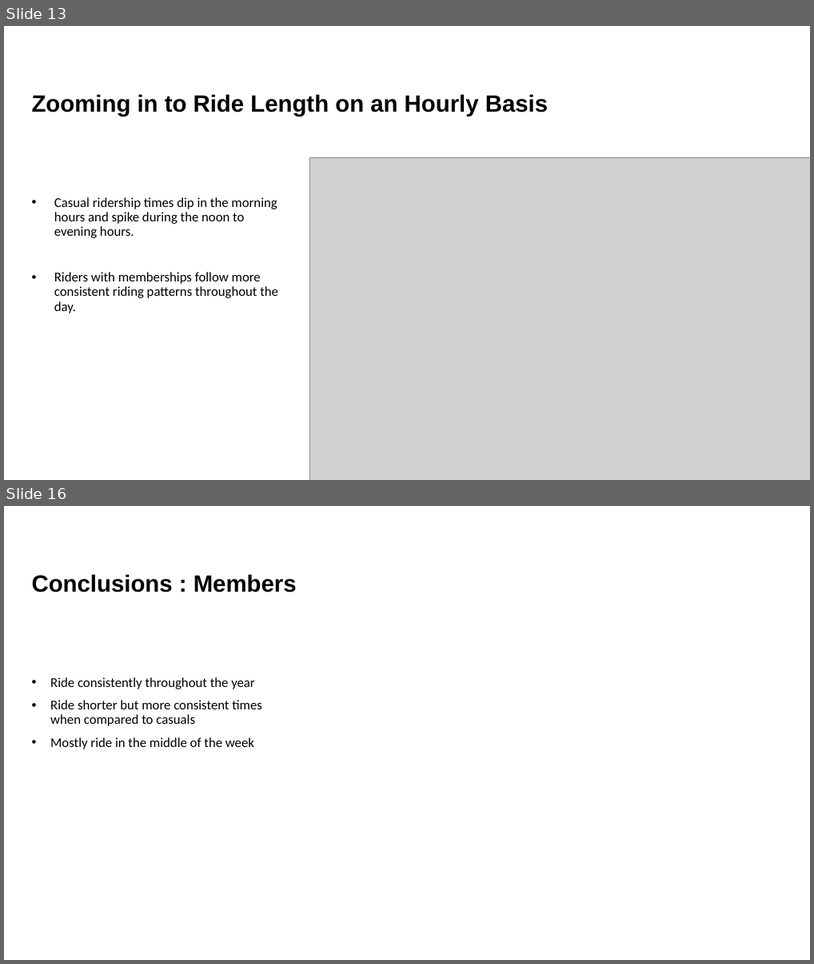
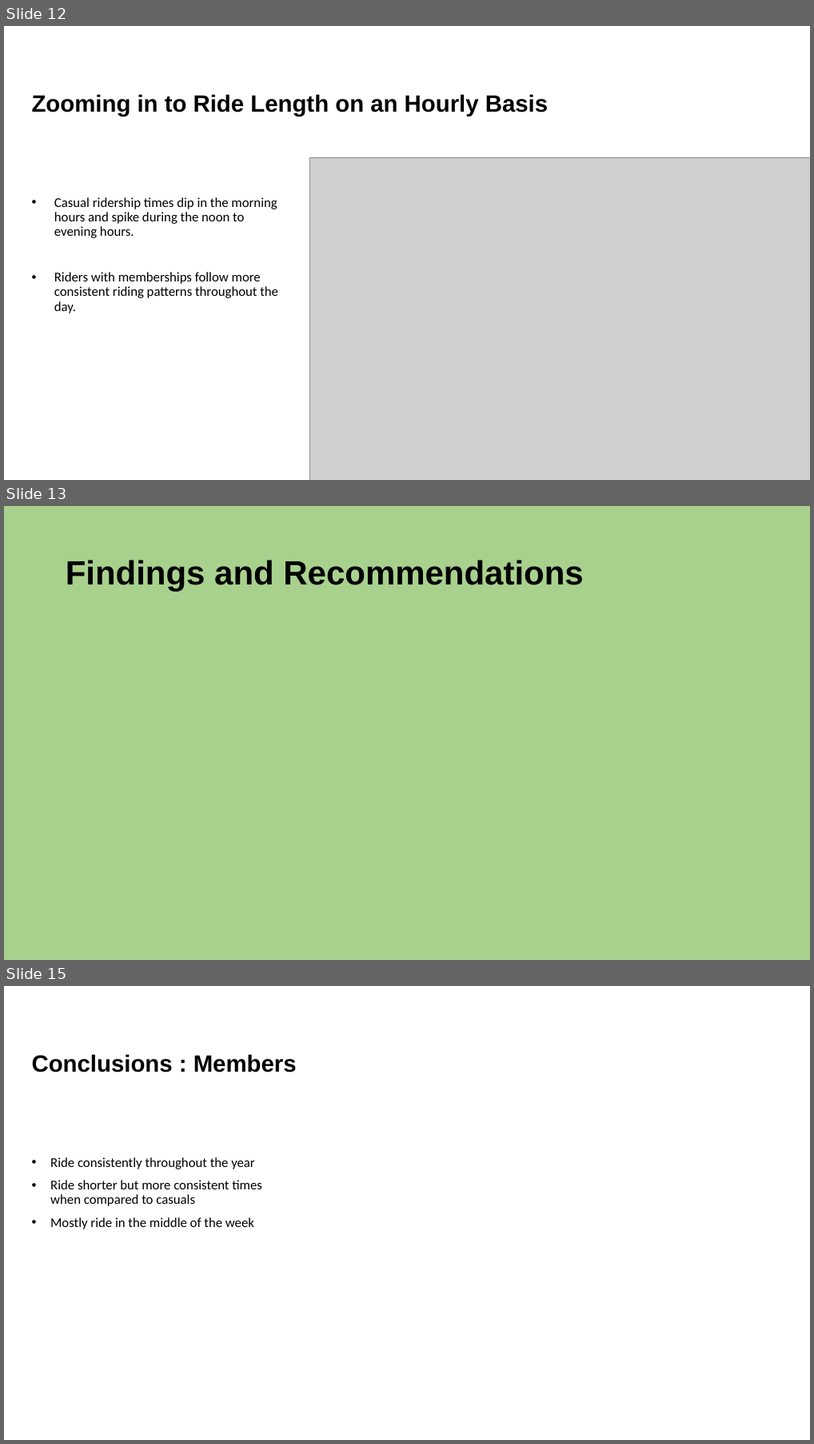
Before and after one commit to jason-heller/Rideshare-Case-Study, a slide deck: analysis_presentation_draft.pptx. Shown one above the other, each under a label of ours: slides 13 and 16 before the commit, slides 12, 13 and 15 after it; the slides between them are not shown. The pictures are 814x964 and 814x1444 pixels, drawn with LibreOffice and Linux fonts; fonts in the diff are those of the drawing; grey boxes stand for pictures. Boxes give left, top, right and bottom in pixels: in the first picture for what was removed or moved away, otherwise in the second. Text is boxed around its words. In the diff, an @@ line names an element or a change of style, - is before the commit and + after.

```diff
--- a/analysis_presentation_draft.pptx
+++ b/analysis_presentation_draft.pptx
@@ slide 13 added at [4,506,810,960], background #A9D18E @@
@@ title added at [66,560,583,592], 40 pt, text #000000, bold @@
+Findings and Recommendations
@@ what was slide 13 is now slide 12 @@
@@ what was slide 16 is now slide 15 @@
```
Also in this commit, not shown: 1 slide changed, 1 other slide added, 3 slides removed, 1 other file.
